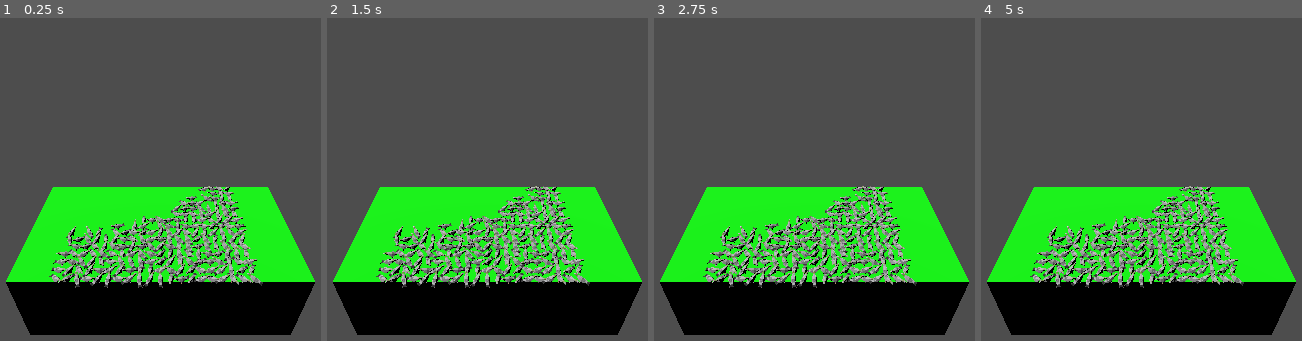
Above: before the commit, frames 1-4 (left to right).
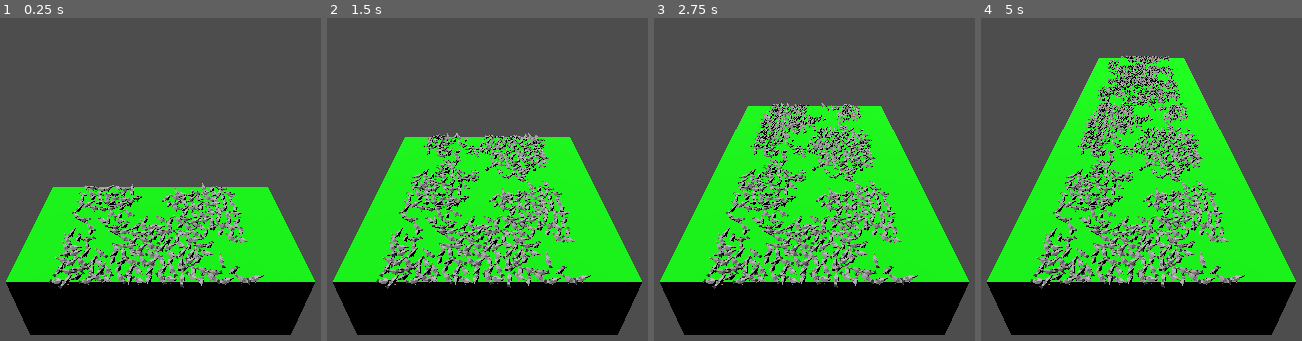
Above: after the commit, the same moments.

Repository: Underdisc/Sourdose
Game: Godot game, scene res://scenes/environment.tscn
The game is run twice, just before and just after one commit, with the same random seed, the same clock (stepped at 60 frames per second) and the same inputs. This scene is started directly instead of the project's main scene.
Inputs:
- Up to frame 1 (0.25 s): no input
- Up to frame 2 (1.5 s): tap Enter at 0.5 s; hold D (move_right) 0.53-1.28 s; tap Space (shoot_bread) at 0.6, 1.25, 1.35 s; hold A (move_left) from 1.28 s (still down)
- Up to frame 3 (2.75 s): release A (move_left) at 2.03 s; hold D (move_right) from 2.03 s (still down); tap Space (shoot_bread) at 2.1 s
- Up to frame 4 (5 s): tap Enter at 2.75, 4.25 s; release D (move_right) at 2.78 s; hold W (move_forward) 2.78-3.53 s; tap Space (shoot_bread) at 2.85, 3.5, 3.6, 4.35 s; hold A (move_left) from 3.53 s (still down)

The runs differ from the first frame. In frame 1, 10% of the frame differs, in the area x 15-83%, y 51-84%; in frame 2, 19%; in frame 3, 23%; in frame 4, 28%, in the area x 15-84%, y 11-84%.

Commit message:
Better pidgeon spawning.

Diff:
--- a/scenes/environment.gd
+++ b/scenes/environment.gd
@@ -10,8 +10,8 @@
 	noise.noise_type = FastNoiseLite.NoiseType.TYPE_SIMPLEX_SMOOTH
 	noise.seed = randi()
 	noise.fractal_octaves = 4
-	noise.frequency = 1.0 / 10.0
-	$BlockTimer.start(50)
+	noise.frequency = 1.0 / 3.0
+	$BlockTimer.start(1)
 	spawn_block()
 
 func _on_block_timer_timeout():
@@ -40,13 +40,14 @@
 		for z in range(0, floor(area_size.z * frequency)):
 			var offset = Vector2(float(x) / frequency, -float(z) / frequency)
 			var possible_spawn = scan_start + offset
-			var sample = noise.get_noise_2dv(possible_spawn)
+			var sample = noise.get_noise_2dv(possible_spawn) * 0.7
 			var bias = 0.2
 			if sample + randf() * bias > 0:
 				spawn_pidgeon(possible_spawn)
 
 func spawn_pidgeon(spawn_position):
 	var pidgeon = pidgeon_scene.instantiate()
-	pidgeon.position = Vector3(spawn_position.x, 0, spawn_position.y)
+	var offset = Vector3(randf_range(-0.05, 0.05),0, randf_range(-0.05, 0.05))
+	pidgeon.position = Vector3(spawn_position.x, 0, spawn_position.y) + offset
 	pidgeon.rotation.y = randf_range(-PI, PI)
 	add_child(pidgeon)
